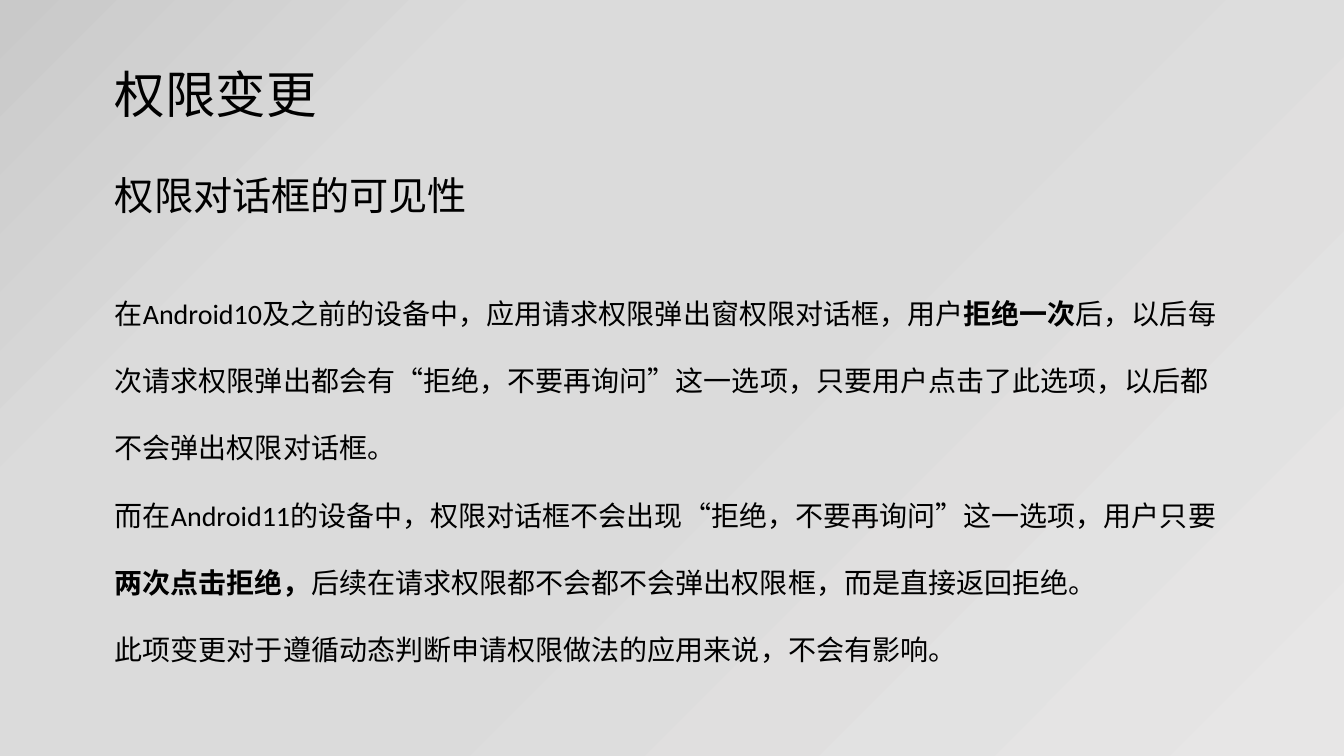
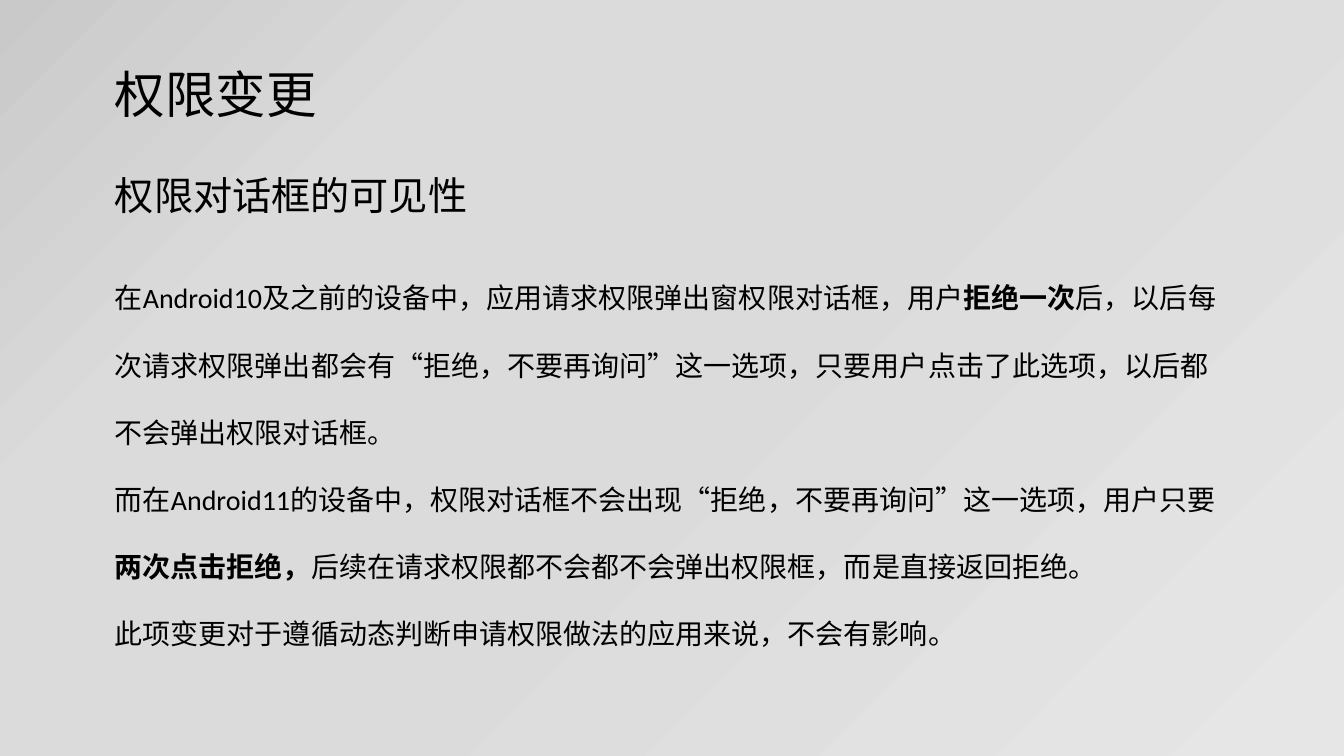
Before and after one commit to jianjunxiao/Adaptation, a slide deck: slide 21 of Android10、11适配.pptx. Drawn at 1344x756 pixels with LibreOffice and Linux fonts; fonts in the diff are those of the drawing. Boxes give left, top, right and bottom in pixels: in the first picture for what was removed or moved away, otherwise in the second. Text is boxed around its words. In the diff, an @@ line names an element or a change of style, - is before the commit and + after.

```diff
--- a/Android10、11适配.pptx
+++ b/Android10、11适配.pptx
@@ text "在Android10及之前的设备中，应用请求权限弹出窗权限对话框，用户拒绝一次后，以后每次请求权限弹出都会有“拒绝，不要 ...": place and size @@
-text "在Android10及之前的设备中，应用请求权限弹出窗权限对话框，用户拒绝一次后，以后每次请求权限弹出都会有“拒绝，不要 ..." at bbox=[115, 300, 1216, 663]
+text "在Android10及之前的设备中，应用请求权限弹出窗权限对话框，用户拒绝一次后，以后每次请求权限弹出都会有“拒绝，不要 ..." at bbox=[115, 284, 1216, 647]
```
Also in this commit, not shown: 8 other slides changed, 3 other files.
